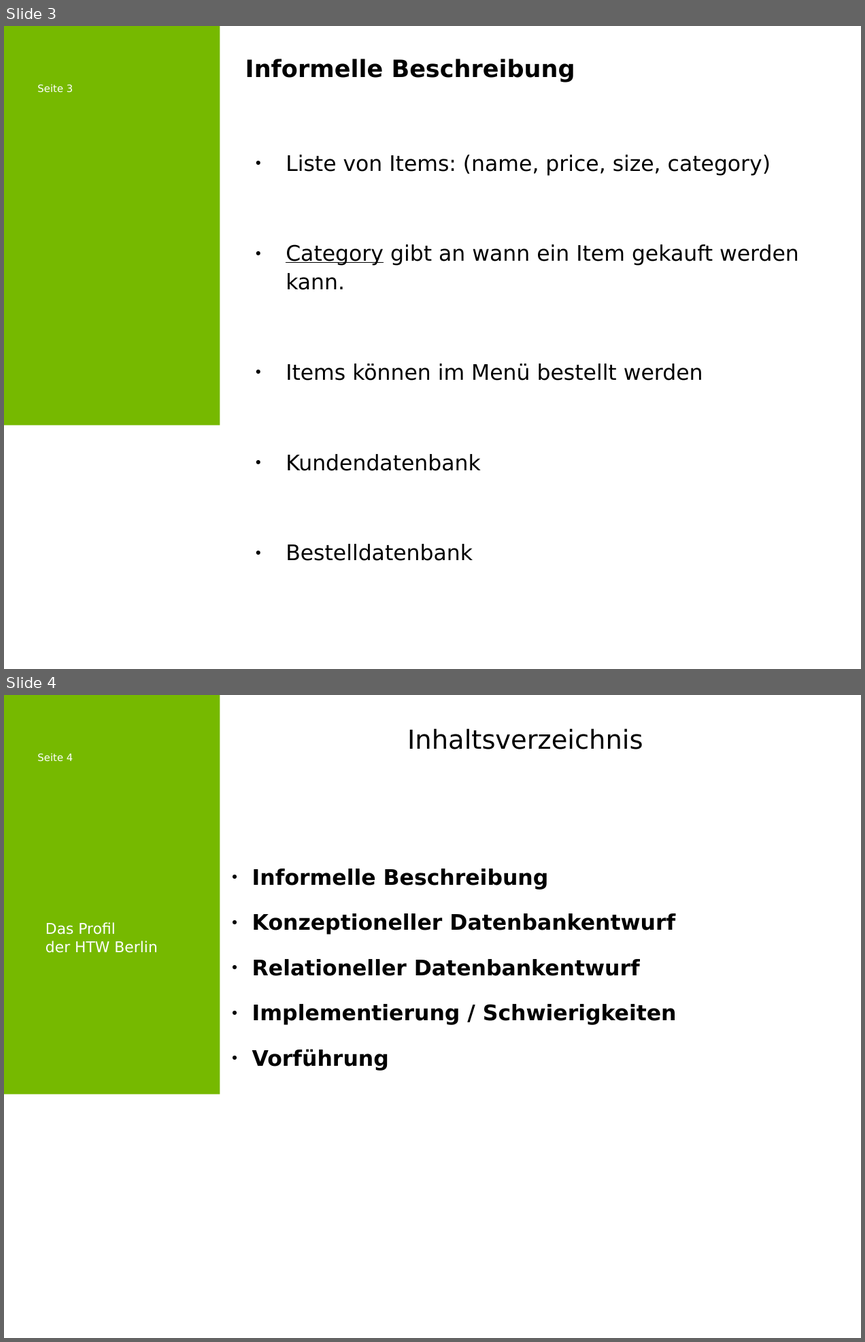
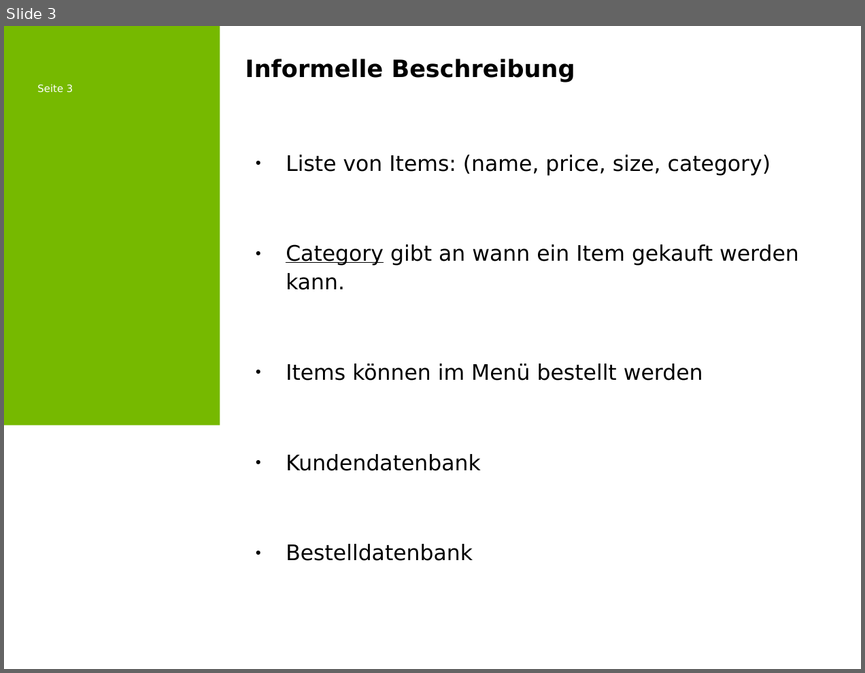
Before and after one commit to leoEAB/McDiabetes, a slide deck: presentation.odp. Shown one above the other, each under a label of ours: slides 3 and 4 before the commit, slide 3 after it. The pictures are 865x1342 and 865x673 pixels, drawn with LibreOffice and Linux fonts; fonts in the diff are those of the drawing; background and template pictures are left out. Boxes give left, top, right and bottom in pixels: in the first picture for what was removed or moved away, otherwise in the second. Text is boxed around its words. In the diff, an @@ line names an element or a change of style, - is before the commit and + after.

```diff
--- a/presentation.odp
+++ b/presentation.odp
@@ slide 4 removed at (x1=4, y1=695, x2=861, y2=1338), background #FFFFFF; not listed: 3 template elements that a slide beside it also shows @@
@@ text removed at (x1=252, y1=728, x2=677, y2=1070) @@
-Inhaltsverzeichnis
-● Informelle Beschreibung
-● Konzeptioneller Datenbankentwurf
-● Relationeller Datenbankentwurf
-● Implementierung / Schwierigkeiten
-● Vorführung
@@ title removed at (x1=45, y1=922, x2=157, y2=953) @@
-Das Profil
-der HTW Berlin
```
Also in this commit, not shown: 3 slides changed, 4 slides added, 4 other slides removed, 2 other files.
